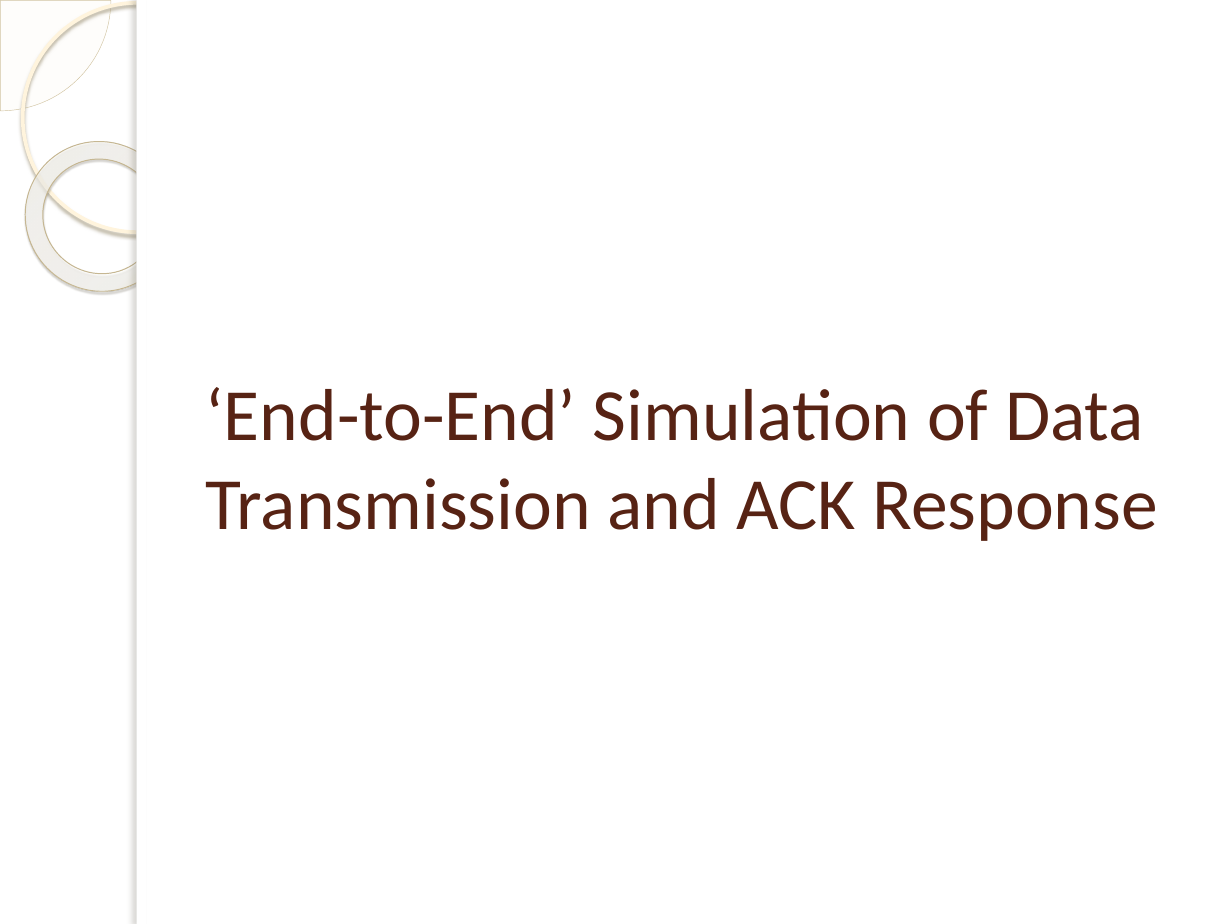
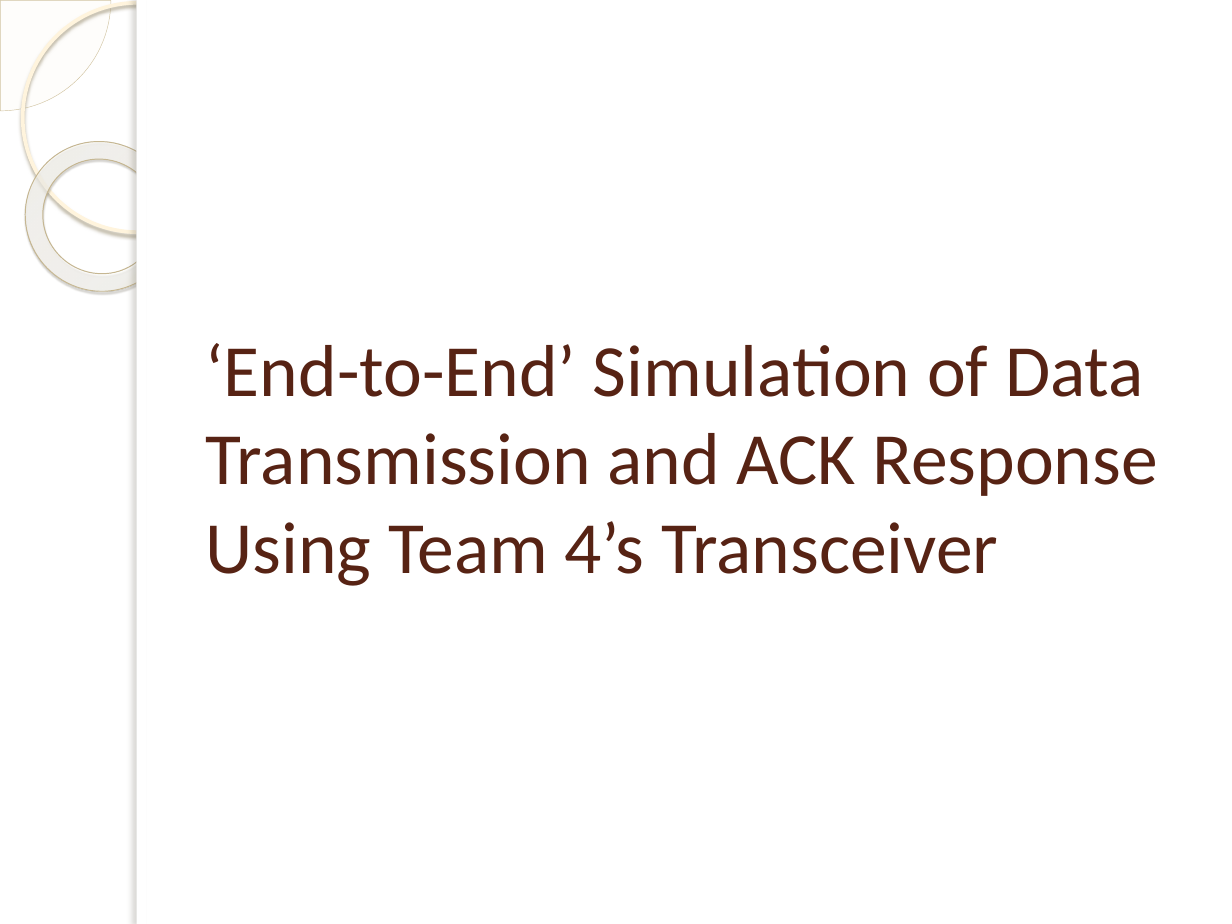
Before and after one commit to isamubr/ece405group6, a slide deck: slide 25 of 4305 Final Presentation.pptx. Drawn at 1232x924 pixels with LibreOffice and Linux fonts; fonts in the diff are those of the drawing; background and template pictures are left out. Boxes give left, top, right and bottom in pixels: in the first picture for what was removed or moved away, otherwise in the second. Text is boxed around its words. In the diff, an @@ line names an element or a change of style, - is before the commit and + after.

```diff
--- a/4305 Final Presentation.pptx
+++ b/4305 Final Presentation.pptx
@@ title at (206,343,1158,586): text changed @@
-‘End-to-End’ Simulation of Data Transmission and ACK Response
+‘End-to-End’ Simulation of Data Transmission and ACK Response Using Team 4’s Transceiver
```
Also in this commit, not shown: 6 other slides changed.
